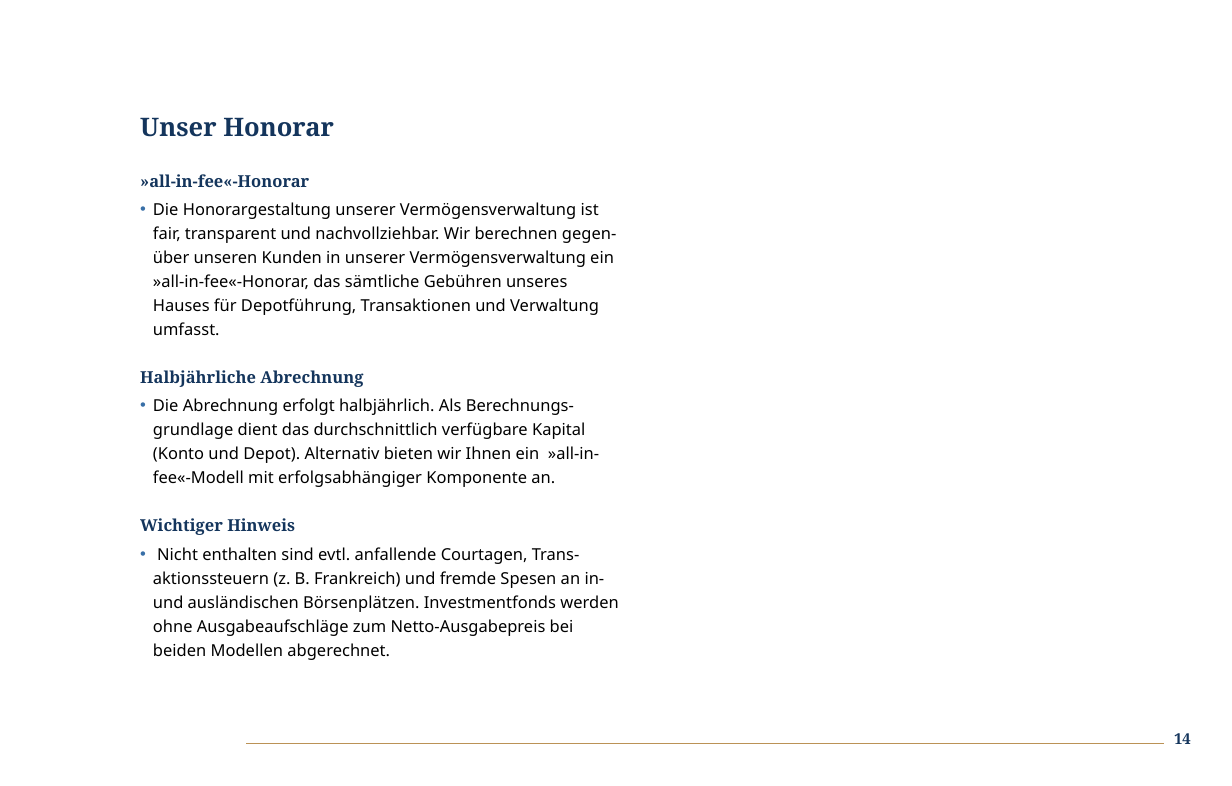
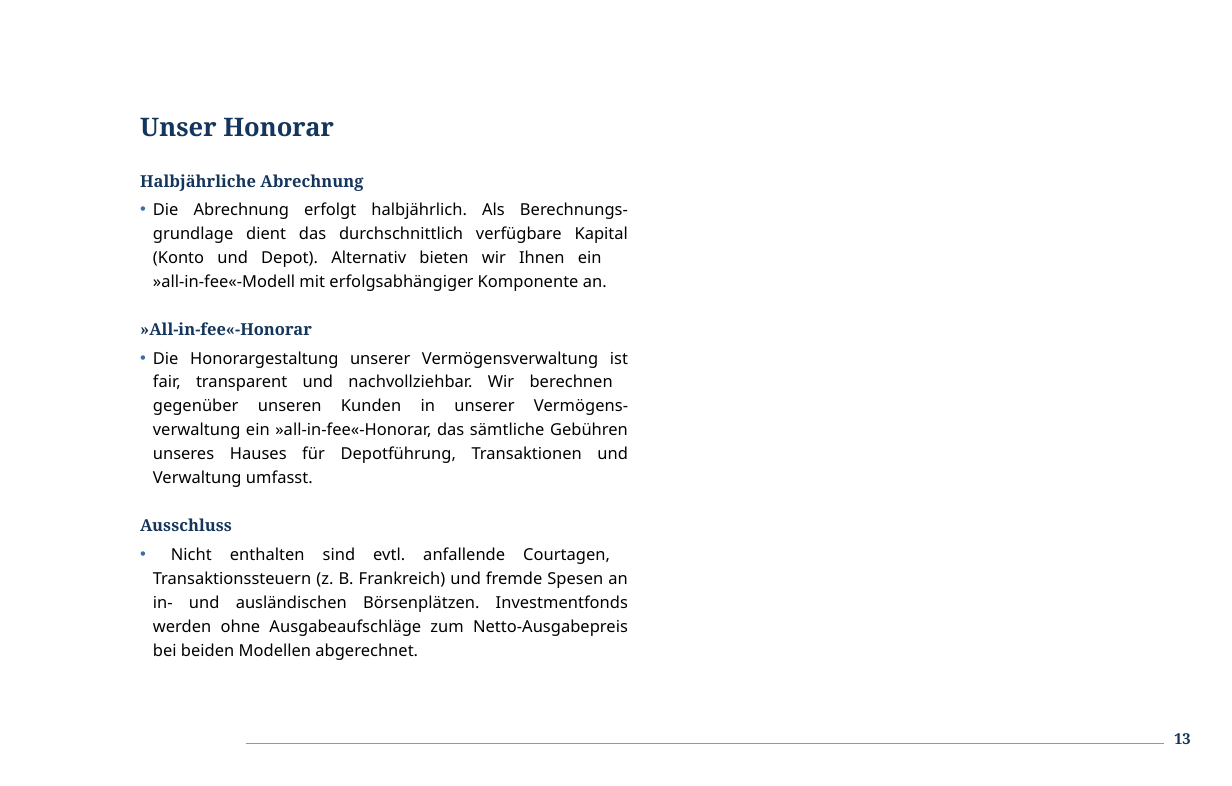
Before and after one commit to FFPBAM/Performancetool, a slide deck: slide 13 of Vorlage/Vorlage_Thema_Offensiv.pptx (slide 14 before the commit). Drawn at 1232x786 pixels with LibreOffice and Linux fonts; fonts in the diff are those of the drawing; background and template pictures are left out. Boxes give left, top, right and bottom in pixels: in the first picture for what was removed or moved away, otherwise in the second. Text is boxed around its words. In the diff, an @@ line names an element or a change of style, - is before the commit and + after.

```diff
--- a/Vorlage/Vorlage_Thema_Offensiv.pptx
+++ b/Vorlage/Vorlage_Thema_Offensiv.pptx
@@ text at (x1=140, y1=174, x2=616, y2=335): paragraphs removed @@
-»all-in-fee«-Honorar
-    • Die Honorargestaltung unserer Vermögensverwaltung ist fair, transparent und nachvollziehbar. Wir berechnen gegen-über unseren Kunden in unserer Vermögensverwaltung ein »all-in-fee«-Honorar, das sämtliche Gebühren unseres Hauses für Depotführung, Transaktionen und Verwaltung umfasst.
@@ text at (x1=140, y1=174, x2=628, y2=291): alignment left to justified @@
@@ text at (x1=140, y1=322, x2=628, y2=660): text changed @@
-Wichtiger Hinweis
-    • Nicht enthalten sind evtl. anfallende Courtagen, Trans-aktionssteuern (z. B. Frankreich) und fremde Spesen an in- und ausländischen Börsenplätzen. Investmentfonds werden ohne Ausgabeaufschläge zum Netto-Ausgabepreis bei beiden Modellen abgerechnet.
+»All-in-fee«-Honorar
+    • Die Honorargestaltung unserer Vermögensverwaltung ist fair, transparent und nachvollziehbar. Wir berechnen
+      gegenüber unseren Kunden in unserer Vermögens-verwaltung ein »all-in-fee«-Honorar, das sämtliche Gebühren unseres Hauses für Depotführung, Transaktionen und Verwaltung umfasst.
+Ausschluss
+    • Nicht enthalten sind evtl. anfallende Courtagen,
+      Transaktionssteuern (z. B. Frankreich) und fremde Spesen an in- und ausländischen Börsenplätzen. Investmentfonds werden ohne Ausgabeaufschläge zum Netto-Ausgabepreis bei beiden Modellen abgerechnet.
@@ page number at (x1=1174, y1=733, x2=1191, y2=744): text changed @@
-14
+13
```
Also in this commit, not shown: 3 other slides changed, 1 slide removed, 6 other files.
